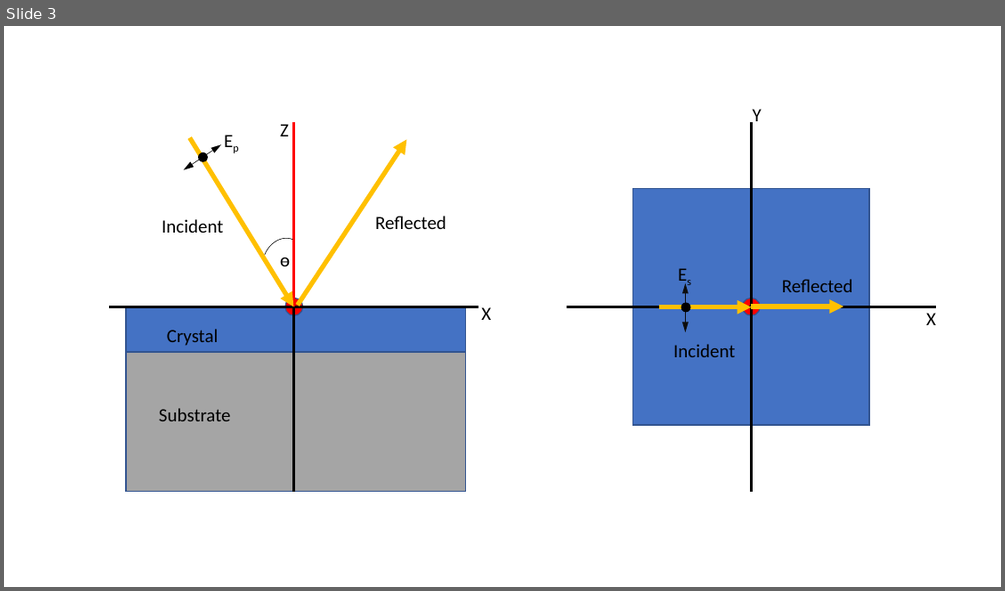
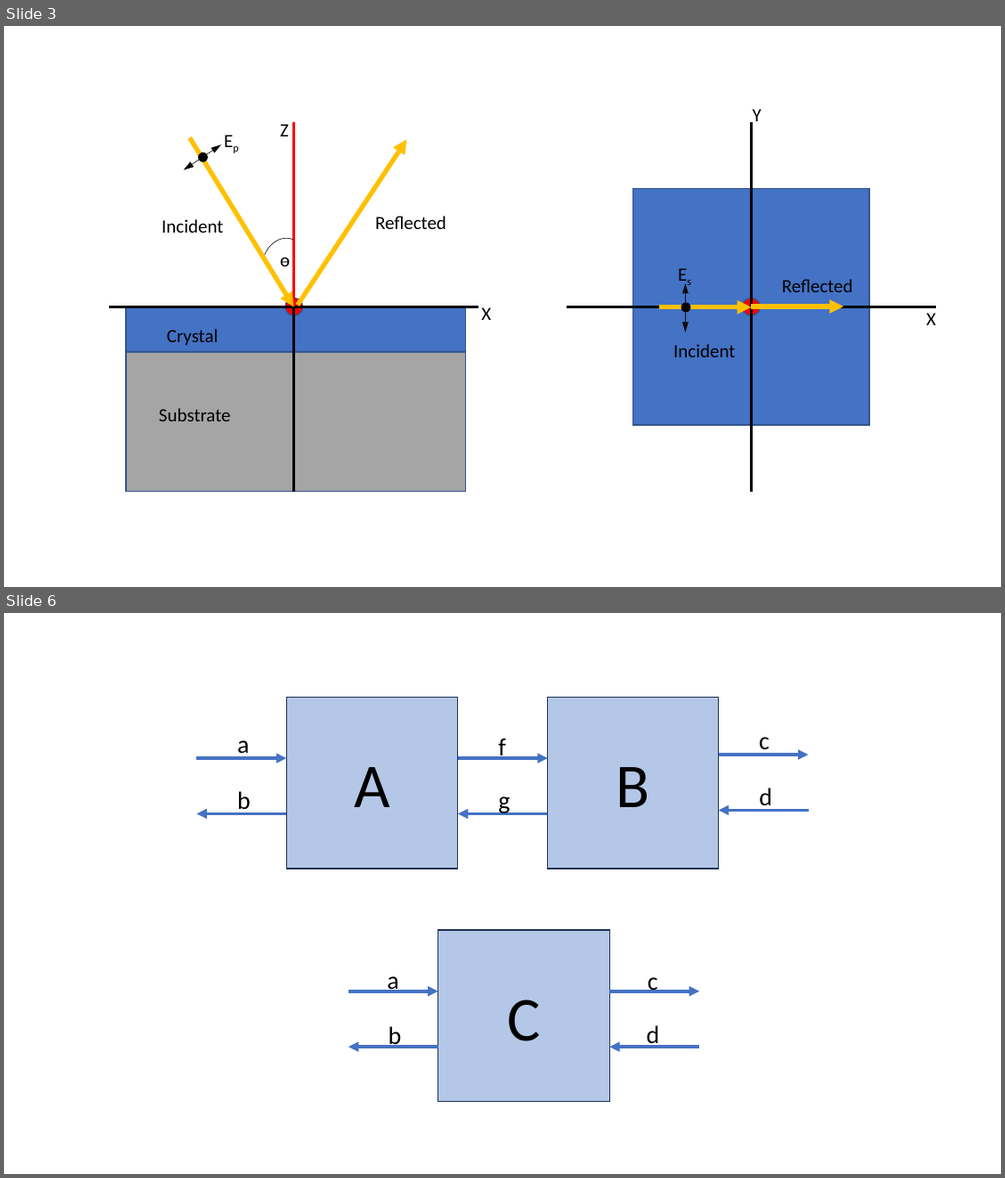
Before and after one commit to JohnKendrick/PDielec, a slide deck: Sphinx/SingleCrystalGeometry.pptx. Shown one above the other, each under a label of ours: slide 3 before the commit, slides 3 and 6 after it; the slides between them are not shown. The pictures are 1005x591 and 1005x1178 pixels, drawn with LibreOffice and Linux fonts; fonts in the diff are those of the drawing. Boxes give left, top, right and bottom in pixels: in the first picture for what was removed or moved away, otherwise in the second. Text is boxed around its words. In the diff, an @@ line names an element or a change of style, - is before the commit and + after.

```diff
--- a/Sphinx/SingleCrystalGeometry.pptx
+++ b/Sphinx/SingleCrystalGeometry.pptx
@@ slide 6 added at [4, 613, 1001, 1174], background #FFFFFF @@
@@ group added at [197, 697, 809, 868]: 6 arrows, 6 texts, 2 rectangles @@
+A
+f
+g
+a
+b
+B
+c
+d
@@ group added at [348, 930, 699, 1102]: 4 arrows, 4 texts, 1 rectangle @@
+C
+c
+d
+a
+b
```
Also in this commit, not shown: 1 slide changed, 1 other slide added, 3 other files.
